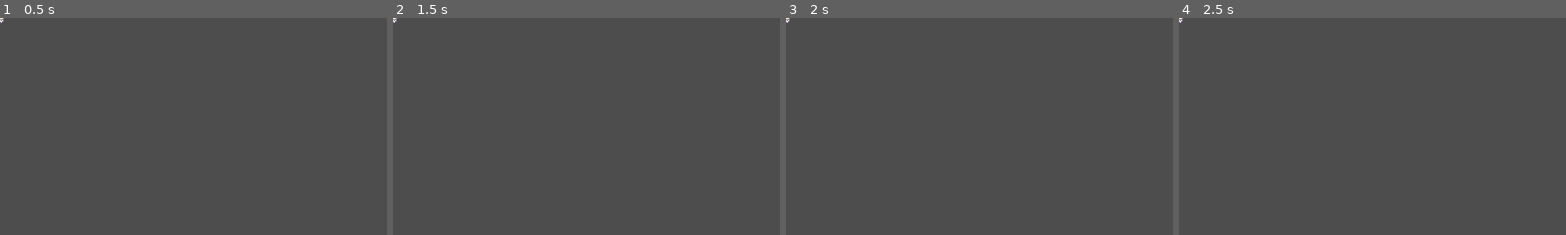
Above: before the commit, frames 1-4 (left to right).
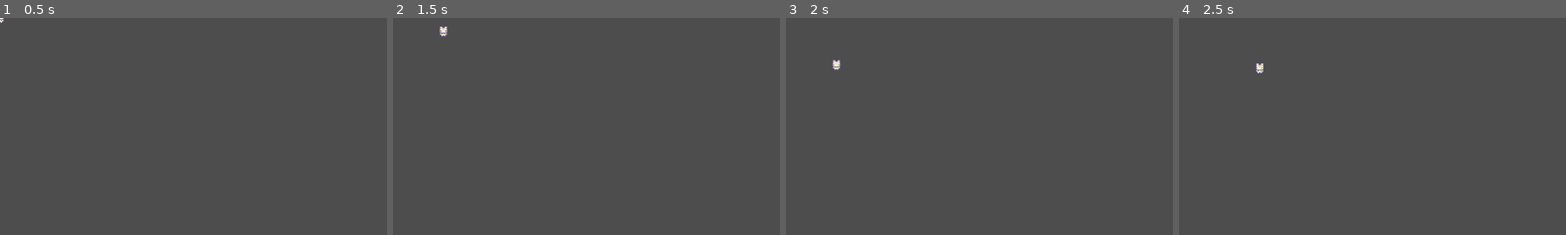
Above: after the commit, the same moments.

Repository: TeaAndCoffeeParty/godot-beginning
Game: Godot game, scene res://Levels/game_level.tscn
Same seed, same stepped clock (60 frames per second), same inputs: the game is played once before the commit and once after it.
Inputs:
- Up to frame 1 (0.5 s): no input
- Up to frame 2 (1.5 s): tap Enter at 0.5 s; hold D (right, bound only after the commit) 0.53-1.28 s; tap Space at 1.25 s; hold S (down, bound only after the commit) from 1.28 s (still down)
- Up to frame 3 (2 s): keep holding S (down, bound only after the commit)
- Up to frame 4 (2.5 s): tap Enter at 2 s; release S (down, bound only after the commit) at 2.03 s; hold D (right, bound only after the commit) from 2.03 s (still down)
The pictures show only the part of the screen within x 0-50%, y 0-50%; the shares and areas given below are measured in that part.

Frame 1 is identical in both runs. In frame 2, 0.1% of the frame differs, in the area x 0-15%, y 0-9%; in frame 3, 0.1%; in frame 4, 0.1%, in the area x 0-23%, y 0-26%.

Commit message:
add move input map

Diff:
--- /dev/null
+++ b/tutorial-move/Characters/player_cat.gd
@@ -0,0 +1,12 @@
+extends CharacterBody2D
+
+@export var move_speed :float = 100
+func _physics_process(delta: float) -> void:
+	var input_direction = Vector2(
+		Input.get_action_strength('right') - Input.get_action_strength('left'),
+		Input.get_action_strength('down') - Input.get_action_strength('up')
+	)
+
+	velocity = input_direction * move_speed
+
+	move_and_slide()
--- a/tutorial-move/Characters/player_cat.tscn
+++ b/tutorial-move/Characters/player_cat.tscn
@@ -1,11 +1,13 @@
-[gd_scene load_steps=3 format=3 uid="uid://be7lk8qvph6em"]
+[gd_scene load_steps=4 format=3 uid="uid://be7lk8qvph6em"]
 
 [ext_resource type="Texture2D" uid="uid://tnh6xw0xw4bi" path="res://Art/Sprout Lands - Sprites - Basic pack/Characters/Basic Charakter Spritesheet.png" id="1_k8dsg"]
+[ext_resource type="Script" uid="uid://b4d4780ri20xq" path="res://Characters/player_cat.gd" id="1_u0lhy"]
 
 [sub_resource type="RectangleShape2D" id="RectangleShape2D_k8dsg"]
 size = Vector2(12, 6)
 
 [node name="PlayerCat" type="CharacterBody2D"]
+script = ExtResource("1_u0lhy")
 
 [node name="Sprite2D" type="Sprite2D" parent="."]
 texture = ExtResource("1_k8dsg")
--- a/tutorial-move/project.godot
+++ b/tutorial-move/project.godot
@@ -15,6 +15,29 @@
 config/features=PackedStringArray("4.5", "Forward Plus")
 config/icon="res://icon.svg"
 
+[input]
+
+right={
+"deadzone": 0.5,
+"events": [Object(InputEventKey,"resource_local_to_scene":false,"resource_name":"","device":-1,"window_id":0,"alt_pressed":false,"shift_pressed":false,"ctrl_pressed":false,"meta_pressed":false,"pressed":false,"keycode":0,"physical_keycode":68,"key_label":0,"unicode":100,"location":0,"echo":false,"script":null)
+]
+}
+left={
+"deadzone": 0.5,
+"events": [Object(InputEventKey,"resource_local_to_scene":false,"resource_name":"","device":-1,"window_id":0,"alt_pressed":false,"shift_pressed":false,"ctrl_pressed":false,"meta_pressed":false,"pressed":false,"keycode":0,"physical_keycode":65,"key_label":0,"unicode":97,"location":0,"echo":false,"script":null)
+]
+}
+up={
+"deadzone": 0.5,
+"events": [Object(InputEventKey,"resource_local_to_scene":false,"resource_name":"","device":-1,"window_id":0,"alt_pressed":false,"shift_pressed":false,"ctrl_pressed":false,"meta_pressed":false,"pressed":false,"keycode":0,"physical_keycode":87,"key_label":0,"unicode":119,"location":0,"echo":false,"script":null)
+]
+}
+down={
+"deadzone": 0.5,
+"events": [Object(InputEventKey,"resource_local_to_scene":false,"resource_name":"","device":-1,"window_id":0,"alt_pressed":false,"shift_pressed":false,"ctrl_pressed":false,"meta_pressed":false,"pressed":false,"keycode":0,"physical_keycode":83,"key_label":0,"unicode":115,"location":0,"echo":false,"script":null)
+]
+}
+
 [rendering]
 
 textures/canvas_textures/default_texture_filter=0
Not shown, added: tutorial-move/Characters/player_cat.gd.uid
